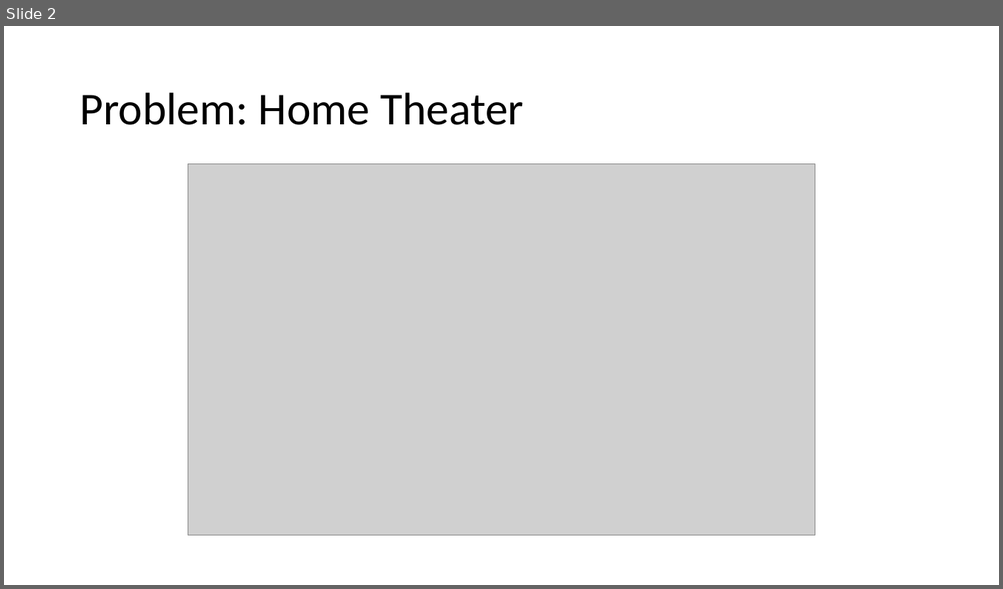
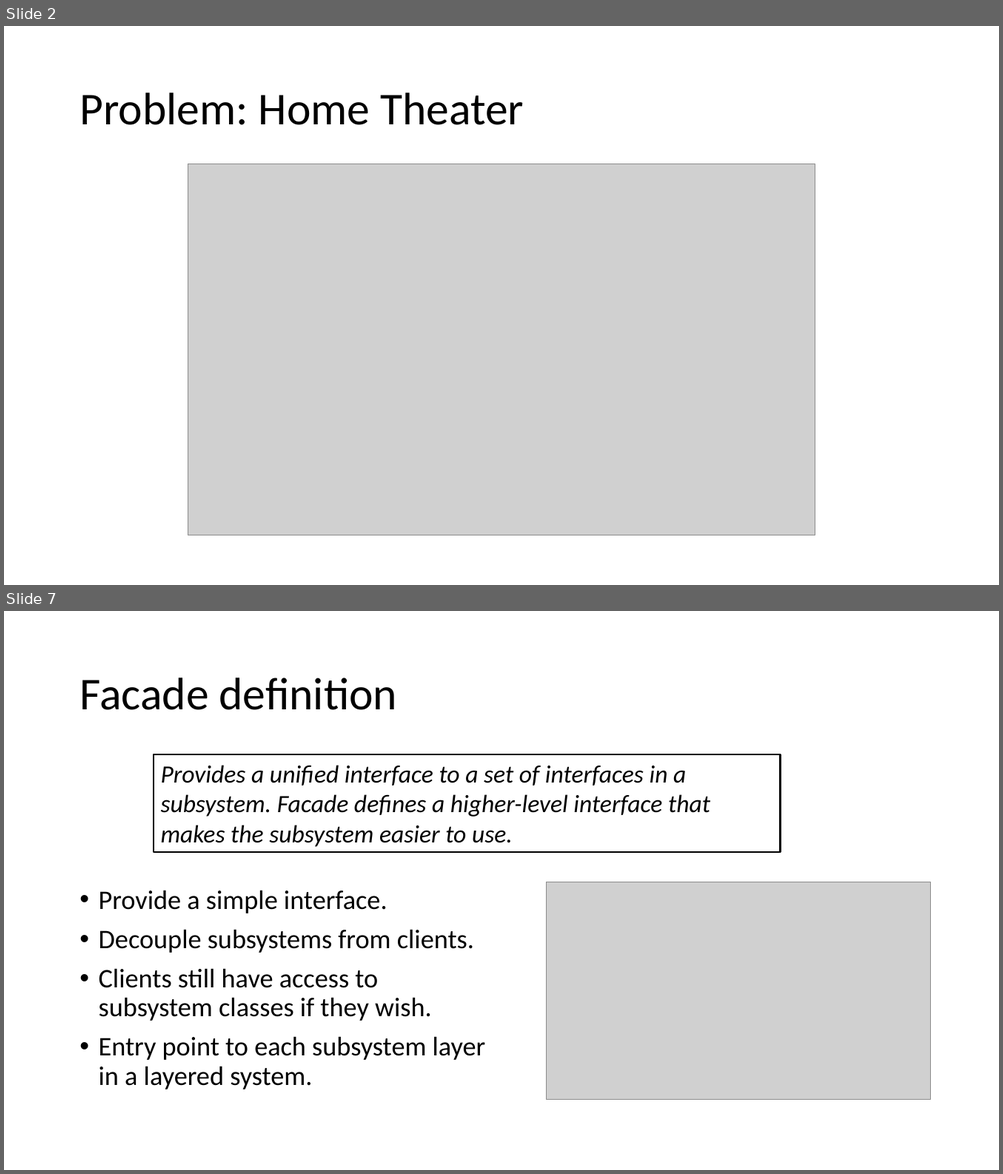
Before and after one commit to crsdrw/patterns, a slide deck: Patterns/docs/Facade.pptx. Shown one above the other, each under a label of ours: slide 2 before the commit, slides 2 and 7 after it; the slides between them are not shown. The pictures are 1003x589 and 1003x1174 pixels, drawn with LibreOffice and Linux fonts; fonts in the diff are those of the drawing; grey boxes stand for pictures. Boxes give left, top, right and bottom in pixels: in the first picture for what was removed or moved away, otherwise in the second. Text is boxed around its words. In the diff, an @@ line names an element or a change of style, - is before the commit and + after.

```diff
--- a/Patterns/docs/Facade.pptx
+++ b/Patterns/docs/Facade.pptx
@@ slide 7 added at bbox=[4, 611, 999, 1170], background #FFFFFF @@
@@ title added at bbox=[79, 678, 398, 710], 44 pt, text #000000 @@
+Facade definition
@@ rectangle added at bbox=[153, 755, 780, 853], outline #000000 1.5 pt, 24 pt, text #000000, italic @@
+Provides a unified interface to a set of interfaces in a subsystem. Facade defines a higher-level interface that makes the subsystem easier to use.
@@ text added at bbox=[99, 890, 486, 1090], 25.9 pt, text #000000 @@
+• Provide a simple interface.
+• Decouple subsystems from clients.
+• Clients still have access to subsystem classes if they wish.
+• Entry point to each subsystem layer in a layered system.
@@ picture added at bbox=[546, 883, 930, 1100] @@
```
Also in this commit, not shown: 2 slides changed, 4 other slides added, 2 other files.
